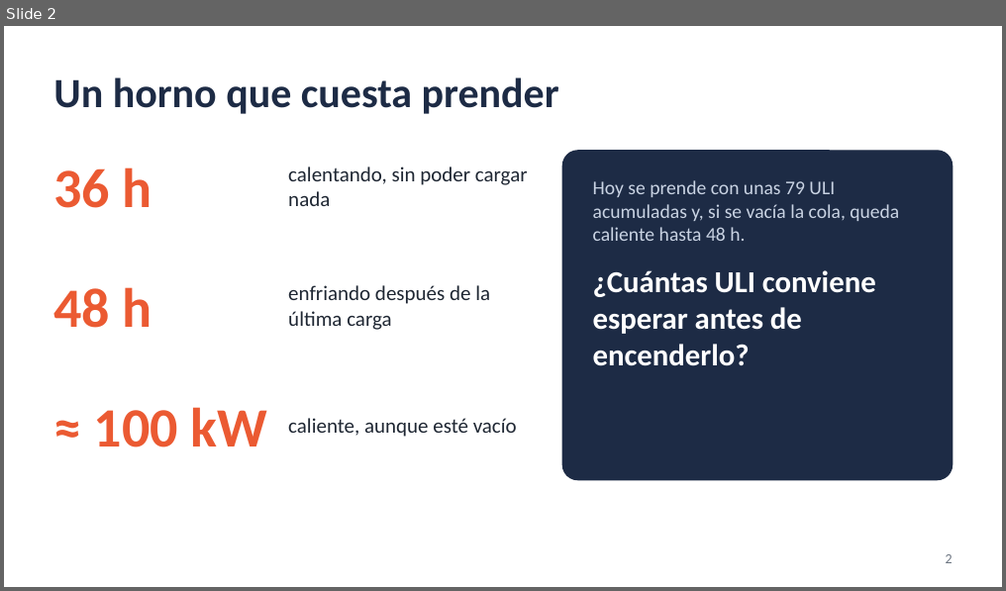
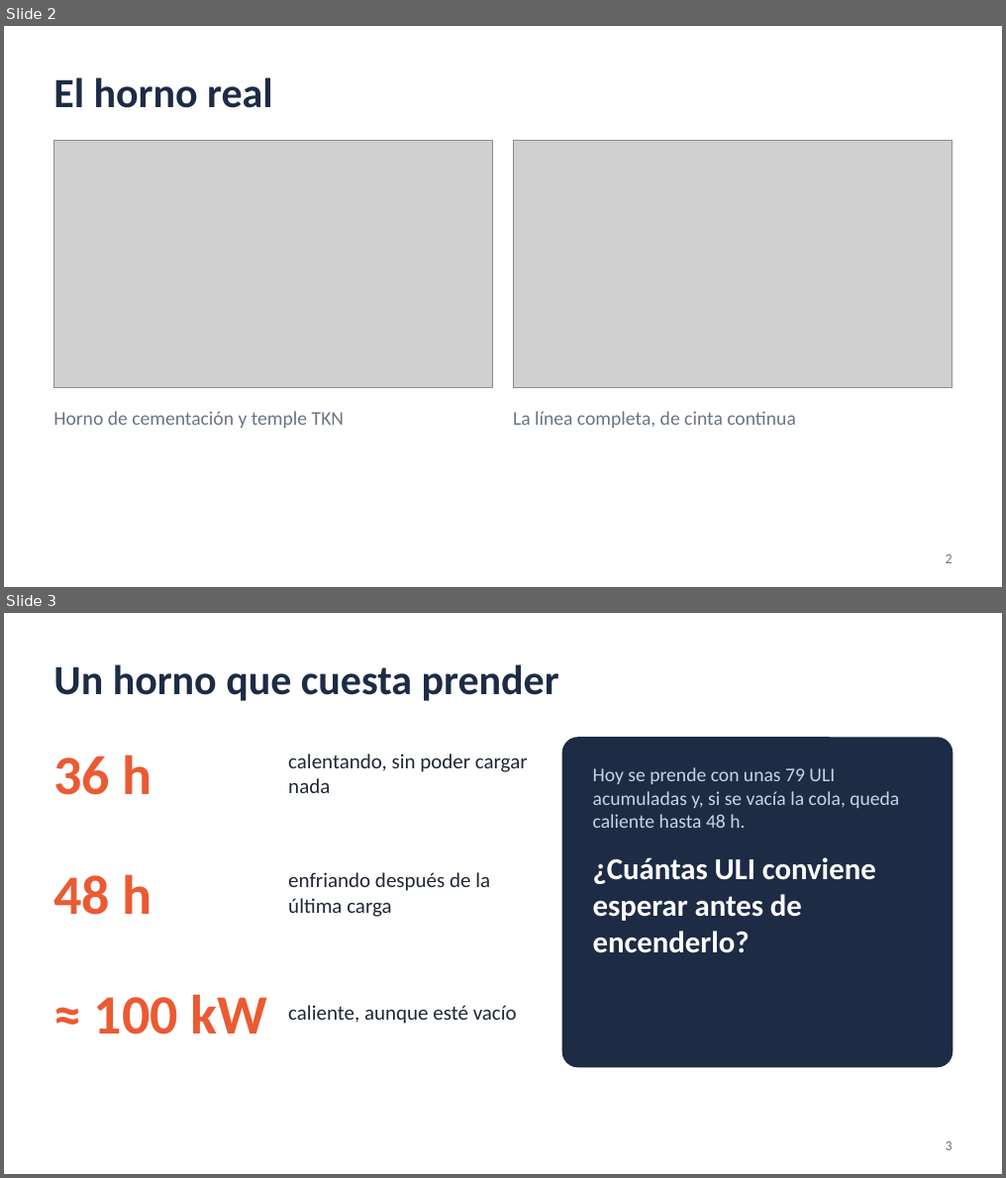
Before and after one commit to JuanBonadeo/utn_brain, a slide deck: materias/SIM/entregables/TPI/caser/video/TPI_Caser_Video.pptx. Shown one above the other, each under a label of ours: slide 2 before the commit, slides 2 and 3 after it. The pictures are 1006x591 and 1006x1178 pixels, drawn with LibreOffice and Linux fonts; fonts in the diff are those of the drawing; grey boxes stand for pictures; background and template pictures are left out. Boxes give left, top, right and bottom in pixels: in the first picture for what was removed or moved away, otherwise in the second. Text is boxed around its words. In the diff, an @@ line names an element or a change of style, - is before the commit and + after.

```diff
--- a/materias/SIM/entregables/TPI/caser/video/TPI_Caser_Video.pptx
+++ b/materias/SIM/entregables/TPI/caser/video/TPI_Caser_Video.pptx
@@ slide 2 added at <box>4,26,1002,587</box>, background #FFFFFF @@
@@ title added at <box>54,77,273,108</box>, 30 pt, text #1D2B45, bold @@
+El horno real
@@ picture added at <box>54,141,493,388</box> @@
@@ picture added at <box>513,141,952,388</box> @@
@@ text added at <box>54,411,344,428</box>, 14 pt, text #6B7480 @@
+Horno de cementación y temple TKN
@@ text added at <box>513,411,796,428</box>, 14 pt, text #6B7480 @@
+La línea completa, de cinta continua
@@ page number added at <box>945,555,952,564</box>, 10 pt, text #6B7480 @@
+2
@@ what was slide 2 is now slide 3 @@
```
Also in this commit, not shown: 4 slides changed, 6 other files.
